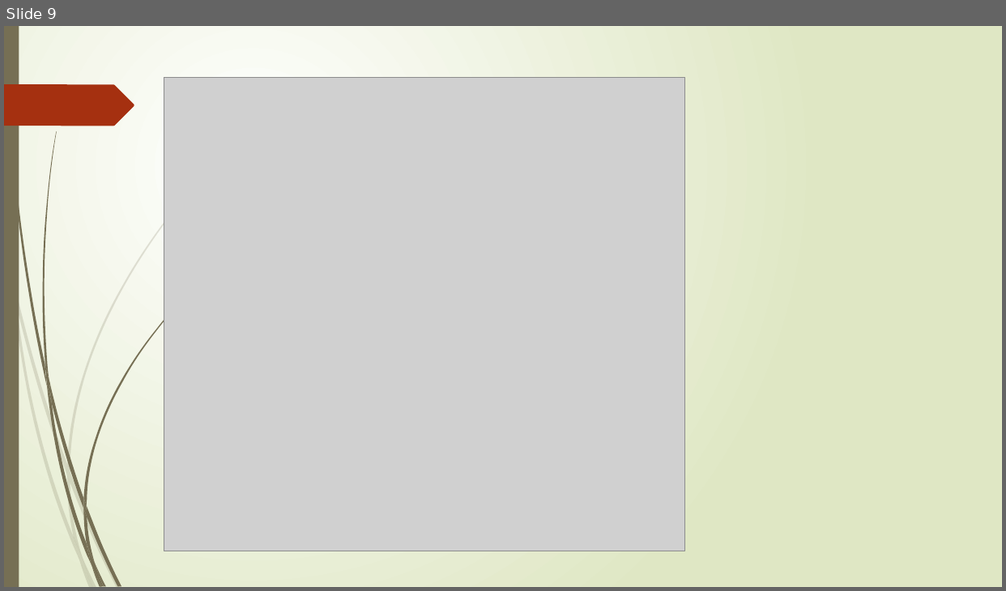
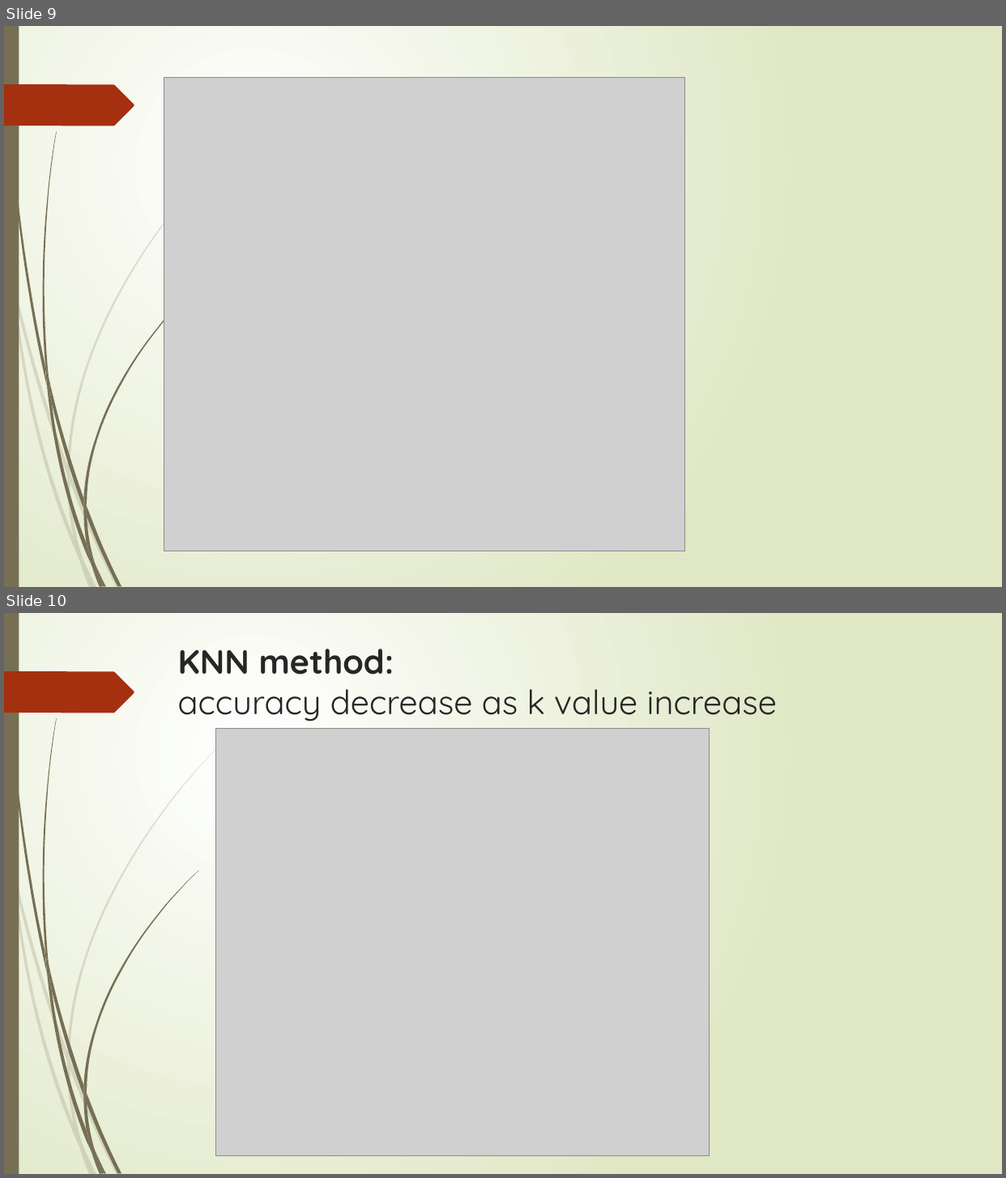
Before and after one commit to richarddeng88/data-minging-practice, a slide deck: final project.pptx. Shown one above the other, each under a label of ours: slide 9 before the commit, slides 9 and 10 after it. The pictures are 1006x591 and 1006x1178 pixels, drawn with LibreOffice and Linux fonts; fonts in the diff are those of the drawing; grey boxes stand for pictures. Boxes give left, top, right and bottom in pixels: in the first picture for what was removed or moved away, otherwise in the second. Text is boxed around its words. In the diff, an @@ line names an element or a change of style, - is before the commit and + after.

```diff
--- a/final project.pptx
+++ b/final project.pptx
@@ slide 10 added at bbox=[4, 613, 1002, 1174], background gradient #FFFFFF to #DFE8C4; not listed: 24 template elements that a slide beside it also shows @@
@@ title added at bbox=[178, 649, 777, 722], 32.4 pt, text #262626 @@
+KNN method:
+accuracy decrease as k value increase
@@ picture added at bbox=[216, 729, 710, 1157] @@
```
Also in this commit, not shown: 4 slides changed, 4 other slides added, 4 slides removed, 3 other files.
